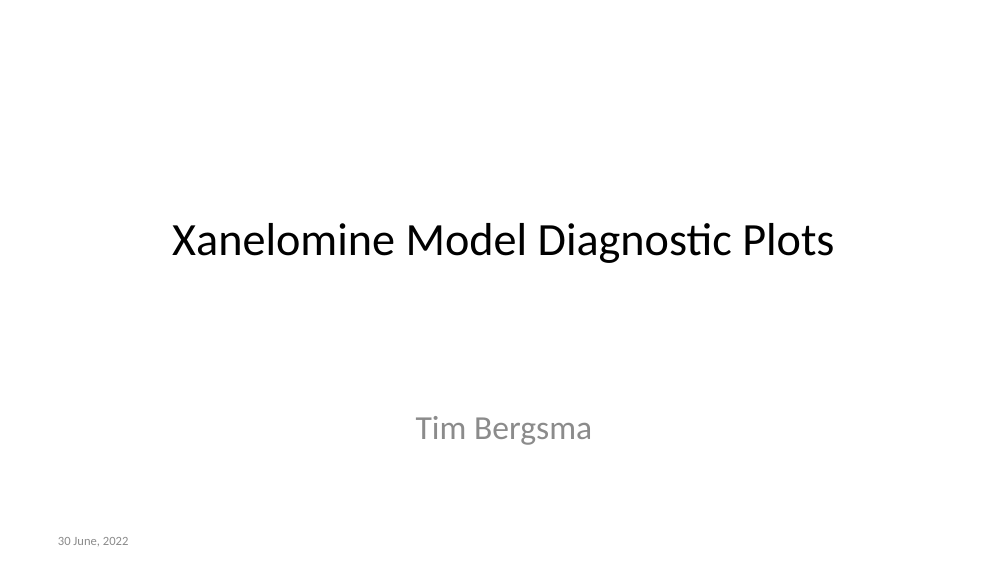
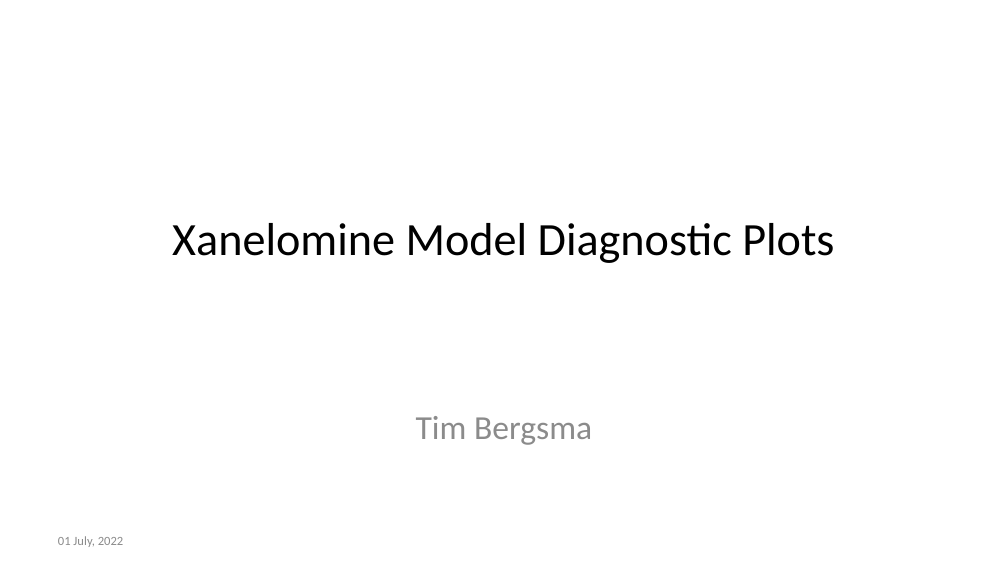
Before and after one commit to bergsmat/yamlet, a slide deck: slide 1 of inst/extdata/diagnostics.pptx. Drawn at 1008x567 pixels with LibreOffice and Linux fonts; fonts in the diff are those of the drawing. Boxes give left, top, right and bottom in pixels: in the first picture for what was removed or moved away, otherwise in the second. Text is boxed around its words. In the diff, an @@ line names an element or a change of style, - is before the commit and + after.

```diff
--- a/inst/extdata/diagnostics.pptx
+++ b/inst/extdata/diagnostics.pptx
@@ text at [58,536,123,547]: text changed @@
-30 June, 2022
+01 July, 2022
```
Also in this commit, not shown: 17 other files.
